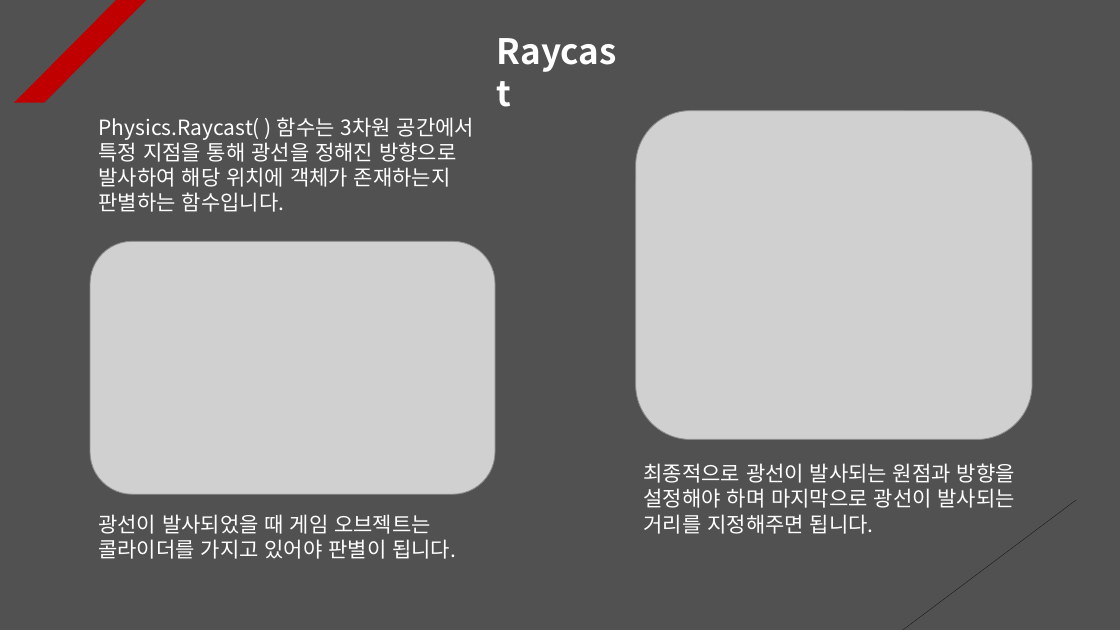
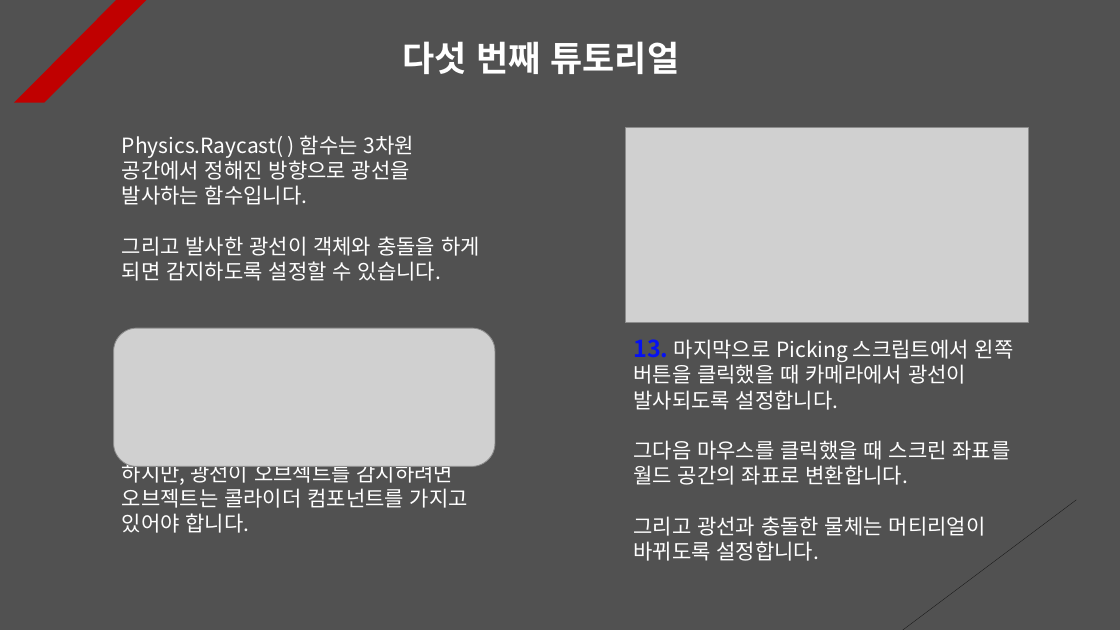
Before and after one commit to Unity2033/3D-UnityEngine, a slide deck: slide 5 of Assets/Class/Raycast/PPT Data/RayCast Example.pptx (slide 4 before the commit). Drawn at 1120x630 pixels with LibreOffice and Linux fonts; fonts in the diff are those of the drawing; grey boxes stand for pictures. Boxes give left, top, right and bottom in pixels: in the first picture for what was removed or moved away, otherwise in the second. Text is boxed around its words. In the diff, an @@ line names an element or a change of style, - is before the commit and + after.

Commit message:
Raycast tutorial renewal
- Raycast Tutorial Documentation
  Update

```diff
--- a/Assets/Class/Raycast/PPT Data/RayCast Example.pptx
+++ b/Assets/Class/Raycast/PPT Data/RayCast Example.pptx
@@ text at [402,41,680,74]: text changed @@
-Raycast
+다섯 번째 튜토리얼
@@ text at [122,135,480,533]: text changed @@
-Physics.Raycast( ) 함수는 3차원 공간에서 특정 지점을 통해 광선을 정해진 방향으로 발사하여 해당 위치에 객체가 존재하는지 판별하는 함수입니다.
+Physics.Raycast( ) 함수는 3차원 공간에서 정해진 방향으로 광선을 발사하는 함수입니다.
+그리고 발사한 광선이 객체와 충돌을 하게 되면 감지하도록 설정할 수 있습니다.
+하지만, 광선이 오브젝트를 감지하려면 오브젝트는 콜라이더 컴포넌트를 가지고 있어야 합니다.
@@ picture added at [625,128,1028,323] @@
@@ picture removed at [90,241,495,494] @@
@@ picture: place and size @@
-picture at [636,111,1033,439]
+picture at [113,329,495,467]
@@ text added at [633,339,1014,561], 18 pt, text #FFFFFF @@
+13. 마지막으로 Picking 스크립트에서 왼쪽 버튼을 클릭했을 때 카메라에서 광선이 발사되도록 설정합니다.
+그다음 마우스를 클릭했을 때 스크린 좌표를 월드 공간의 좌표로 변환합니다.
+그리고 광선과 충돌한 물체는 머티리얼이 바뀌도록 설정합니다.
@@ text removed at [644,463,1015,534] @@
-최종적으로 광선이 발사되는 원점과 방향을 설정해야 하며 마지막으로 광선이 발사되는 거리를 지정해주면 됩니다.
@@ text removed at [98,514,456,559] @@
-광선이 발사되었을 때 게임 오브젝트는 콜라이더를 가지고 있어야 판별이 됩니다.
```
Also in this commit, not shown: 6 other slides changed, 2 slides added, 45 other files.
